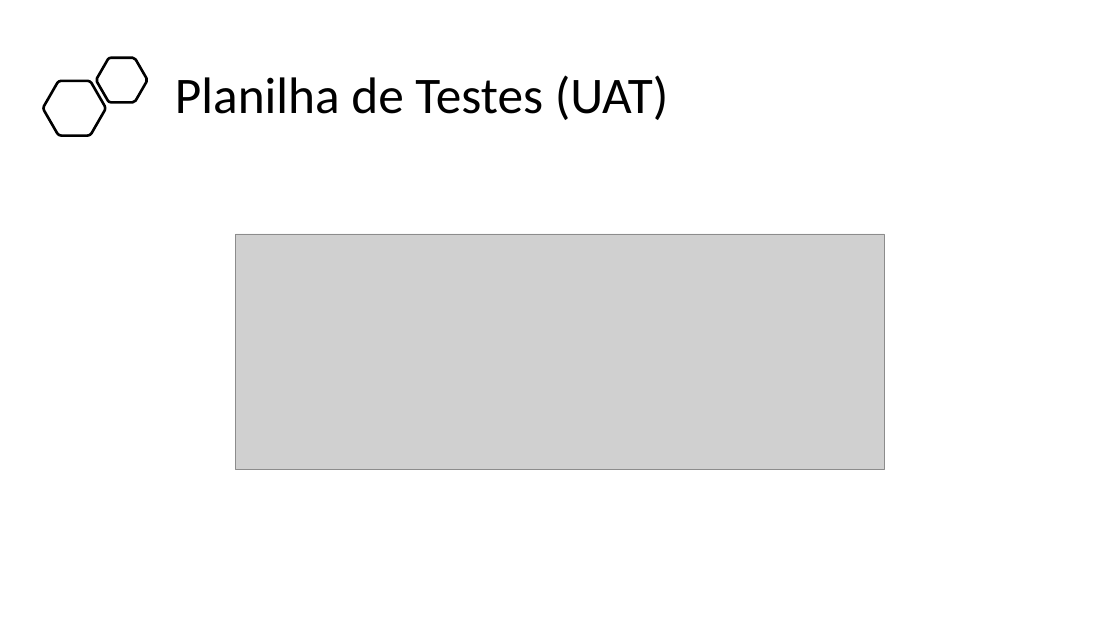
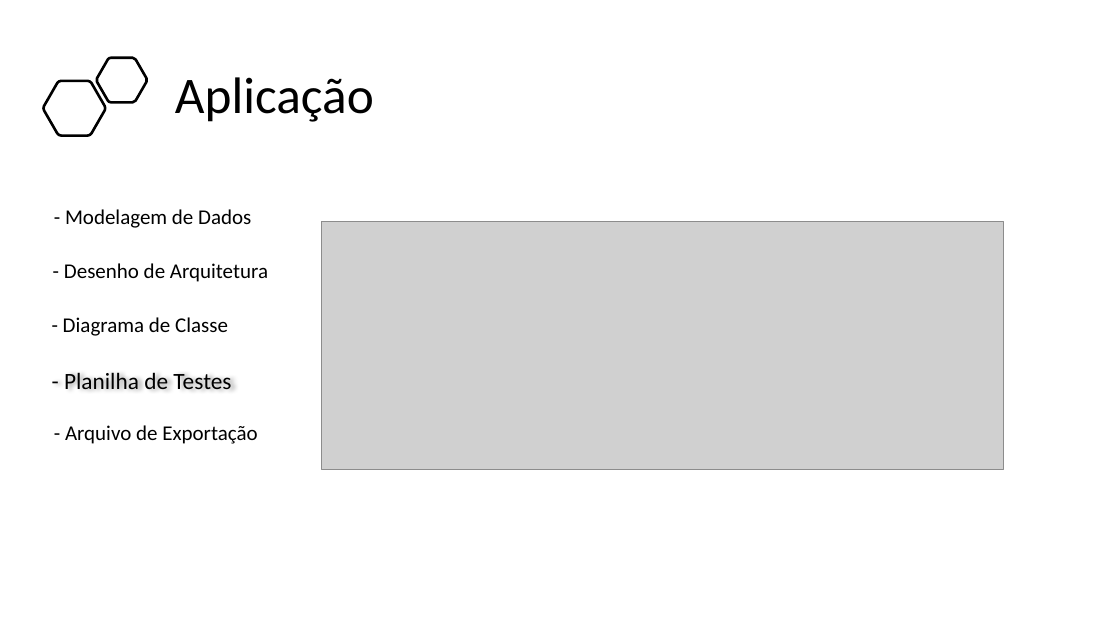
Before and after one commit to BandTec/project-hunter, a slide deck: slide 16 of Documentação/Apresentação - Sprint 3.pptx. Drawn at 1120x630 pixels with LibreOffice and Linux fonts; fonts in the diff are those of the drawing; grey boxes stand for pictures. Boxes give left, top, right and bottom in pixels: in the first picture for what was removed or moved away, otherwise in the second. Text is boxed around its words. In the diff, an @@ line names an element or a change of style, - is before the commit and + after.

Commit message:
PPT e ajustes na arquitetura

```diff
--- a/Documentação/Apresentação - Sprint 3.pptx
+++ b/Documentação/Apresentação - Sprint 3.pptx
@@ title at [175, 77, 374, 122]: text changed @@
-Planilha de Testes (UAT)
+Aplicação
@@ text added at [65, 209, 251, 228], 18 pt, text #000000 @@
+- Modelagem de Dados
@@ picture: place and size @@
-picture at [236, 234, 885, 471]
+picture at [322, 221, 1004, 469]
@@ text added at [64, 263, 268, 282], 18 pt, text #000000 @@
+- Desenho de Arquitetura
@@ text added at [63, 317, 228, 336], 18 pt, text #000000 @@
+- Diagrama de Classe
@@ text added at [64, 373, 231, 389], 20 pt, text #000000 @@
+- Planilha de Testes
@@ text added at [65, 425, 257, 444], 18 pt, text #000000 @@
+- Arquivo de Exportação
```
Also in this commit, not shown: 10 other slides changed, 5 slides added, 5 slides removed, 6 other files.
